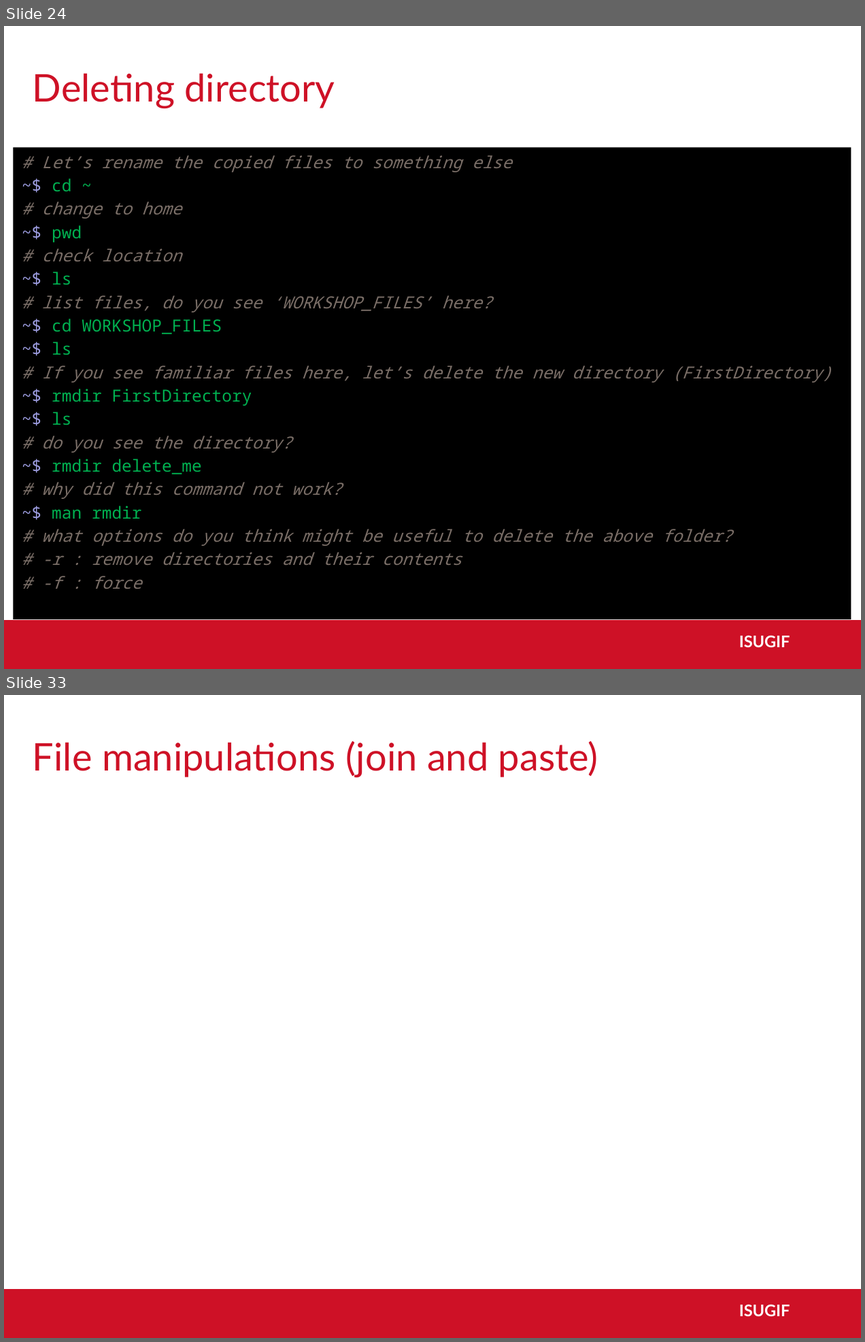
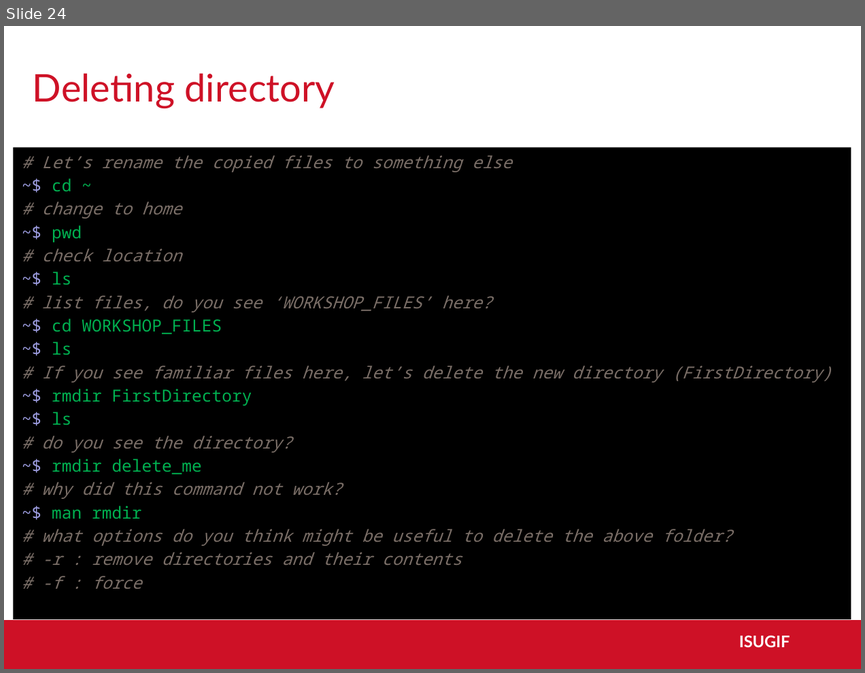
Before and after one commit to ISUgenomics/basic_UNIX_2015, a slide deck: slides_workshop_as.pptx. Shown one above the other, each under a label of ours: slides 24 and 33 before the commit, slide 24 after it; the slides between them are not shown. The pictures are 865x1342 and 865x673 pixels, drawn with LibreOffice and Linux fonts; fonts in the diff are those of the drawing; background and template pictures are left out. Boxes give left, top, right and bottom in pixels: in the first picture for what was removed or moved away, otherwise in the second. Text is boxed around its words. In the diff, an @@ line names an element or a change of style, - is before the commit and + after.

```diff
--- a/slides_workshop_as.pptx
+++ b/slides_workshop_as.pptx
@@ slide 33 removed at bbox=[4, 695, 861, 1338], background #FFFFFF; not listed: 2 template elements that a slide beside it also shows @@
@@ title removed at bbox=[33, 741, 598, 777] @@
-File manipulations (join and paste)
```
Also in this commit, not shown: 3 slides changed, 9 slides added, 5 other slides removed.
